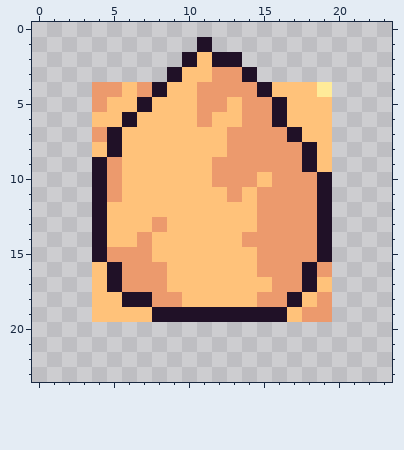
One commit to this pixel-art file: projects/TinyTactics/Assets/Art/Aseprite/16x16/terrain/mountain.aseprite. Above is the file before it was changed.
24x24 pixels, 1 frame.
Once edited:
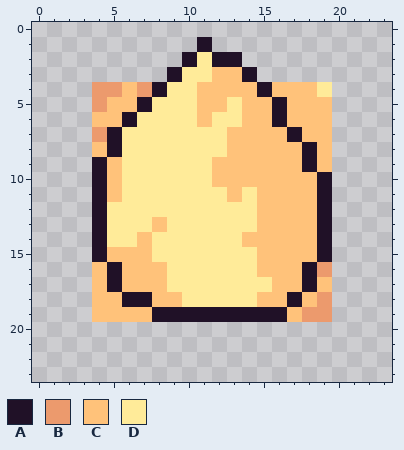
Palette (. is transparent): A #201127  B #ec9a6d  C #ffc27a  D #ffeb99
What changed:
Changed rows in their new state; - is an unchanged pixel.
Layer "Layer 2":
first column x 5:
 2 ------D-------
 3 -----DDCC-----
 4 ----DDCCCC----
 5 ---DDDCCDCC---
 6 --DDDDCDDCC---
 7 -DDDDDDDCCCC--
 8 -DDDDDDDCCCCC-
 9 CDDDDDDCCCCCC-
10 CDDDDDDCCC-CCC
11 CDDDDDDDCDCCCC
12 DDDDDDDDDDCCCC
13 DDDCDDDDDDCCCC
14 DDCDDDDDDCCCCC
15 CCCDDDDDDDCCCC
16 -CCCDDDDDDCCC-
17 -CCCDDDDDDDCC-
18 ---CCDDDDDCC--
Changed places in both pictures, as pixel boxes (x1, y1, x2, y2):
changed: (107, 52, 317, 307)
